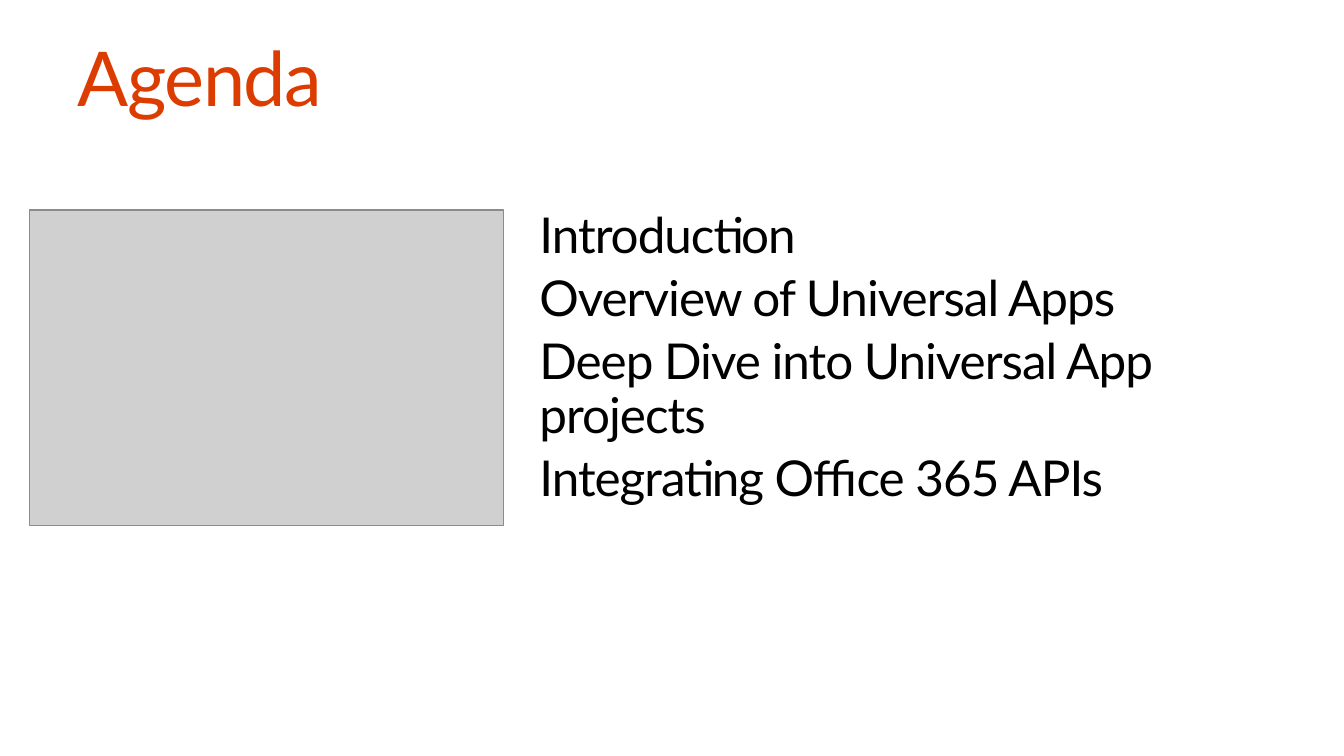
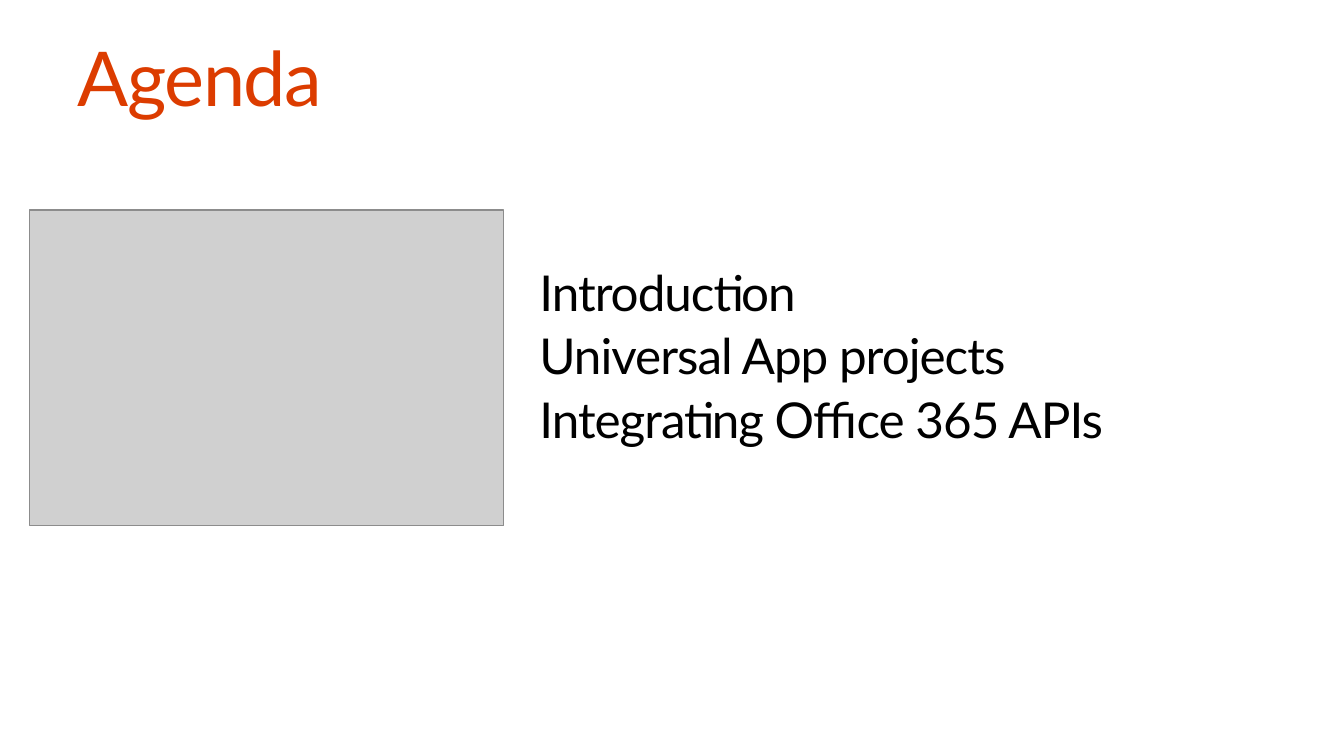
Before and after one commit to OfficeDev/TrainingContent, a slide deck: slide 2 of O3654-5 Deep dive into native Universal Windows App Development with Office 365 APIs/Deep Dive into native Universal App development with Office 365 APIs.pptx. Drawn at 1344x756 pixels with LibreOffice and Linux fonts; fonts in the diff are those of the drawing; grey boxes stand for pictures. Boxes give left, top, right and bottom in pixels: in the first picture for what was removed or moved away, otherwise in the second. Text is boxed around its words. In the diff, an @@ line names an element or a change of style, - is before the commit and + after.

```diff
--- a/O3654-5 Deep dive into native Universal Windows App Development with Office 365 APIs/Deep Dive into native Universal App development with Office 365 APIs.pptx
+++ b/O3654-5 Deep dive into native Universal Windows App Development with Office 365 APIs/Deep Dive into native Universal App development with Office 365 APIs.pptx
@@ text at (539,337,1005,383): text changed @@
-Overview of Universal Apps
-Deep Dive into Universal App projects
+Universal App projects
```
Also in this commit, not shown: 3 other slides changed, 2 slides added.
